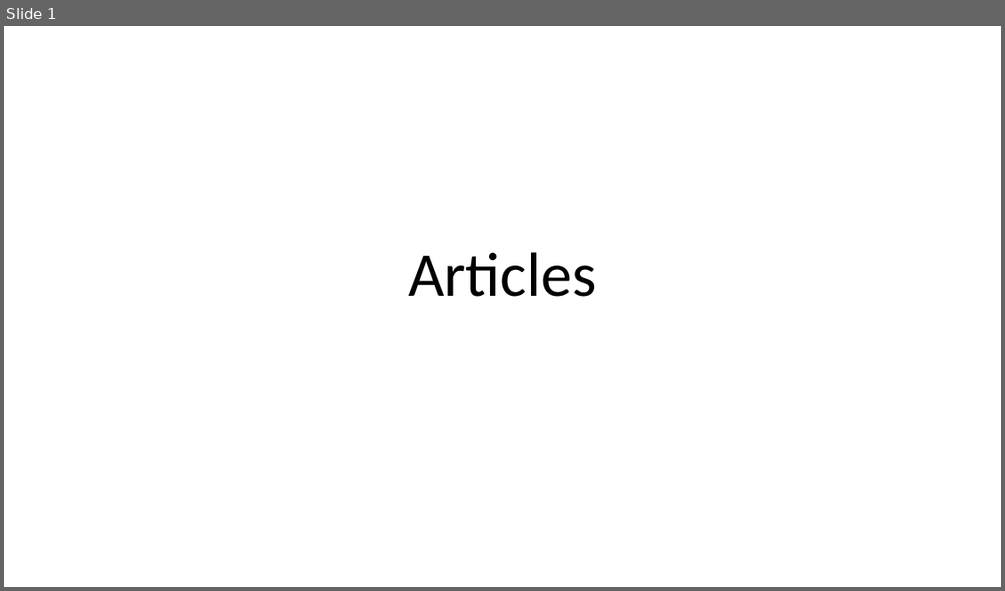
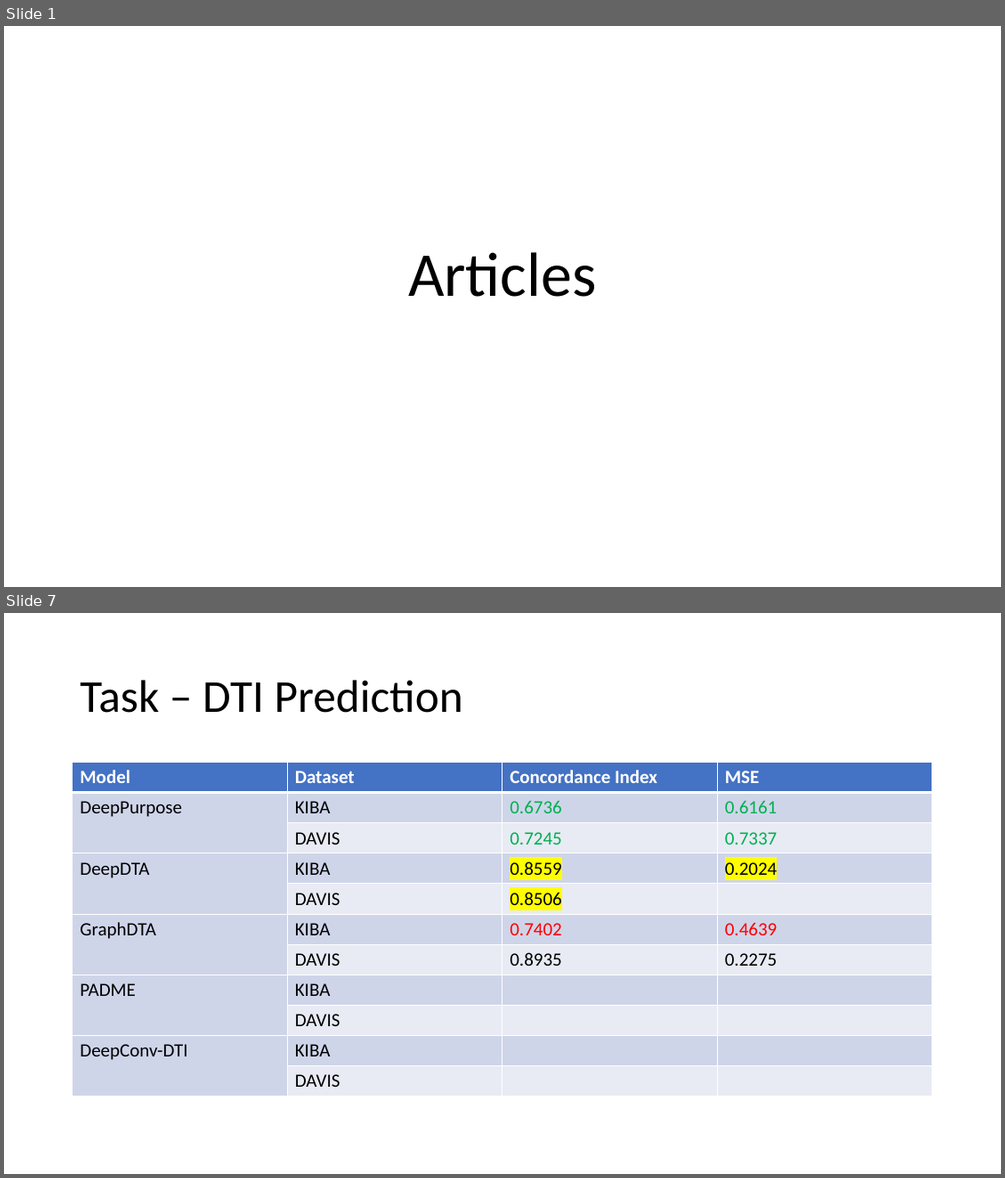
Before and after one commit to debnathk/articles, a slide deck: articles.pptx. Shown one above the other, each under a label of ours: slide 1 before the commit, slides 1 and 7 after it; the slides between them are not shown. The pictures are 1005x591 and 1005x1178 pixels, drawn with LibreOffice and Linux fonts; fonts in the diff are those of the drawing. Boxes give left, top, right and bottom in pixels: in the first picture for what was removed or moved away, otherwise in the second. Text is boxed around its words. In the diff, an @@ line names an element or a change of style, - is before the commit and + after.

```diff
--- a/articles.pptx
+++ b/articles.pptx
@@ slide 7 added at (x1=4, y1=613, x2=1001, y2=1174), background #FFFFFF @@
@@ title added at (x1=80, y1=680, x2=463, y2=713), 44 pt, text #000000 @@
+Task – DTI Prediction
@@ table added at (x1=73, y1=763, x2=934, y2=1096), 11 rows, 4 columns @@
+Model | Dataset | Concordance Index | MSE
+DeepPurpose | KIBA | 0.6736 | 0.6161
+ | DAVIS | 0.7245 | 0.7337
+DeepDTA | KIBA | 0.8559 | 0.2024
+ | DAVIS | 0.8506 | 
+GraphDTA | KIBA | 0.7402 | 0.4639
+ | DAVIS | 0.8935 | 0.2275
+PADME | KIBA |  | 
+ | DAVIS |  | 
+DeepConv-DTI | KIBA |  | 
+ | DAVIS |  | 
```
Also in this commit, not shown: 1 slide changed, 4 other slides added, 6 other files.
